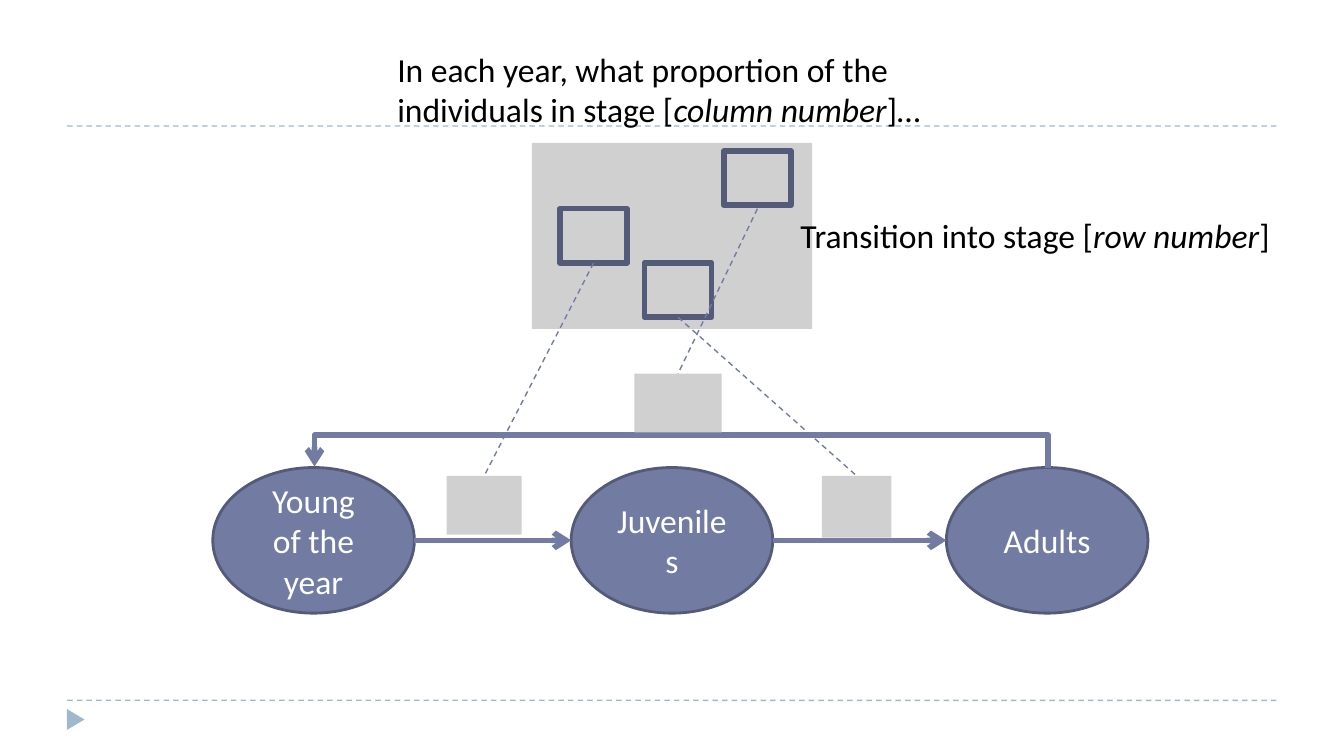
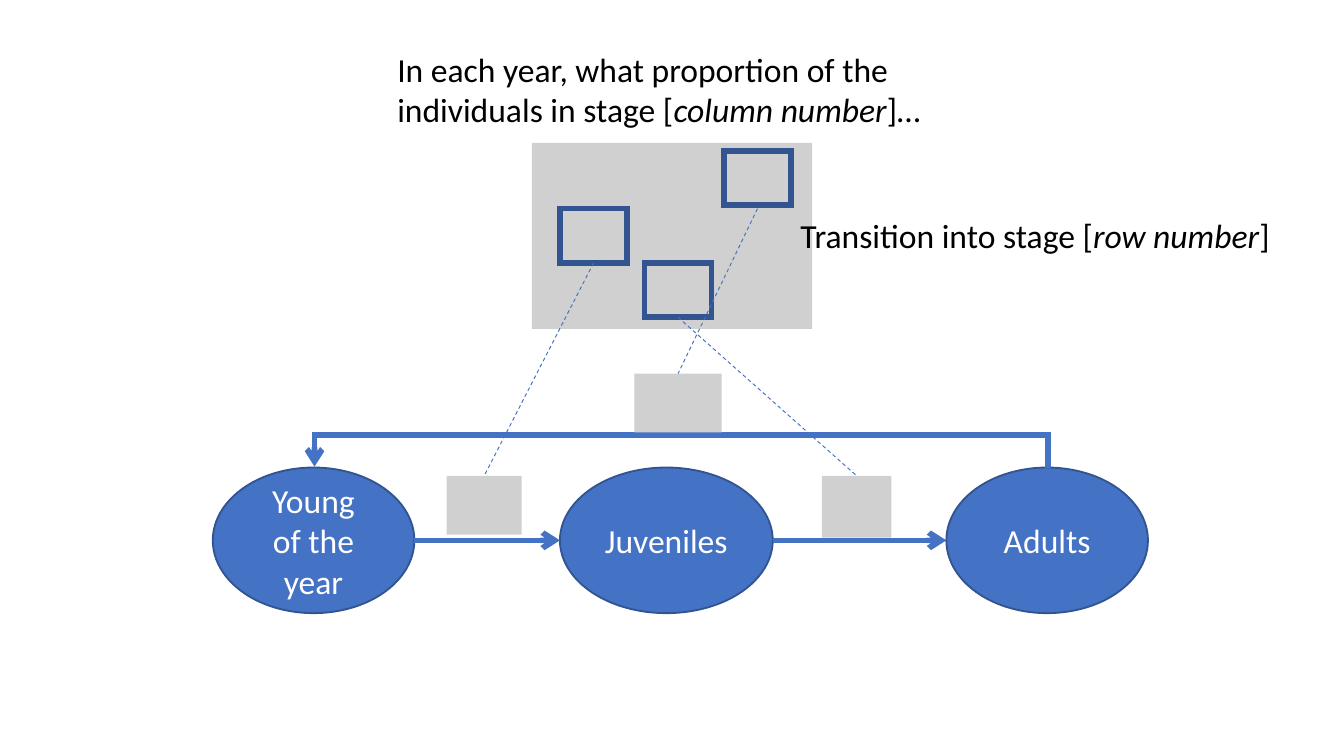
Before and after one commit to ssa200/ssa200.github.io, a slide deck: slide 9 of static/lectures/05_demo-data.pptx. Drawn at 1344x756 pixels with LibreOffice and Linux fonts; fonts in the diff are those of the drawing; grey boxes stand for pictures; background and template pictures are left out. Boxes give left, top, right and bottom in pixels: in the first picture for what was removed or moved away, otherwise in the second. Text is boxed around its words. In the diff, an @@ line names an element or a change of style, - is before the commit and + after.

```diff
--- a/static/lectures/05_demo-data.pptx
+++ b/static/lectures/05_demo-data.pptx
@@ line removed from (67, 126) to (1277, 126) @@
@@ outline #545C79 3 pt to #325491 3 pt in 3 elements at [560,208,628,262], [645,263,712,317], [724,151,792,204] @@
@@ line (758, 208) - (679, 374): stroke #727CA3 0.75 pt dashed to #4472C4 0.5 pt dashed @@
@@ line (594, 263) - (484, 476): stroke #727CA3 0.75 pt dashed to #4472C4 0.5 pt dashed @@
@@ line (679, 317) - (856, 476): stroke #727CA3 0.75 pt dashed to #4472C4 0.5 pt dashed @@
@@ elbow arrow (1048, 469) - (314, 466): stroke #727CA3 3 pt to #4472C4 3 pt @@
@@ fill #727CA3 to #4472C4; outline #545C79 1.5 pt to #325491 1 pt in 3 elements at [212,468,414,613], [946,468,1148,613], [560,468,773,613] @@
@@ ellipse "Juveniles": place and size @@
-ellipse "Juveniles" at [571,468,773,613]
+ellipse "Juveniles" at [560,468,773,613]
@@ arrow moved from (414, 540) - (571, 540) to (414, 540) - (560, 540) @@
@@ arrow (414, 540) - (560, 540): stroke #727CA3 3 pt to #4472C4 3 pt @@
@@ arrow (773, 540) - (946, 540): stroke #727CA3 3 pt to #4472C4 3 pt @@
@@ line removed from (67, 700) to (1277, 700) @@
@@ triangle removed at [67,709,84,730] @@
```
Also in this commit, not shown: 19 other slides changed, 2 slides added, 1 slide removed.
